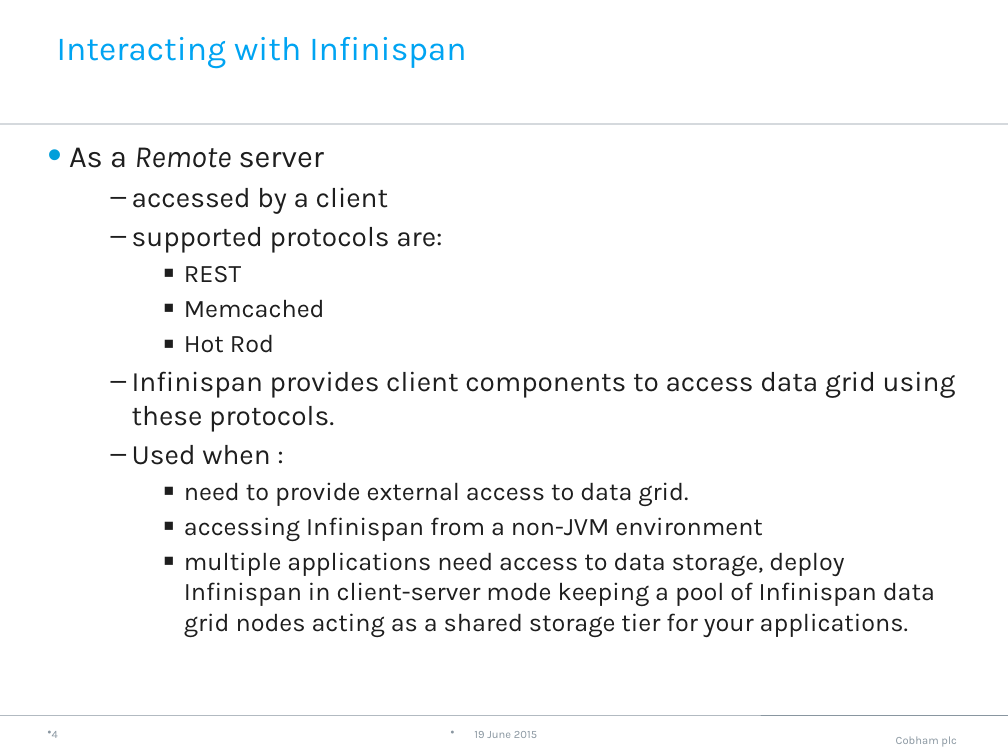
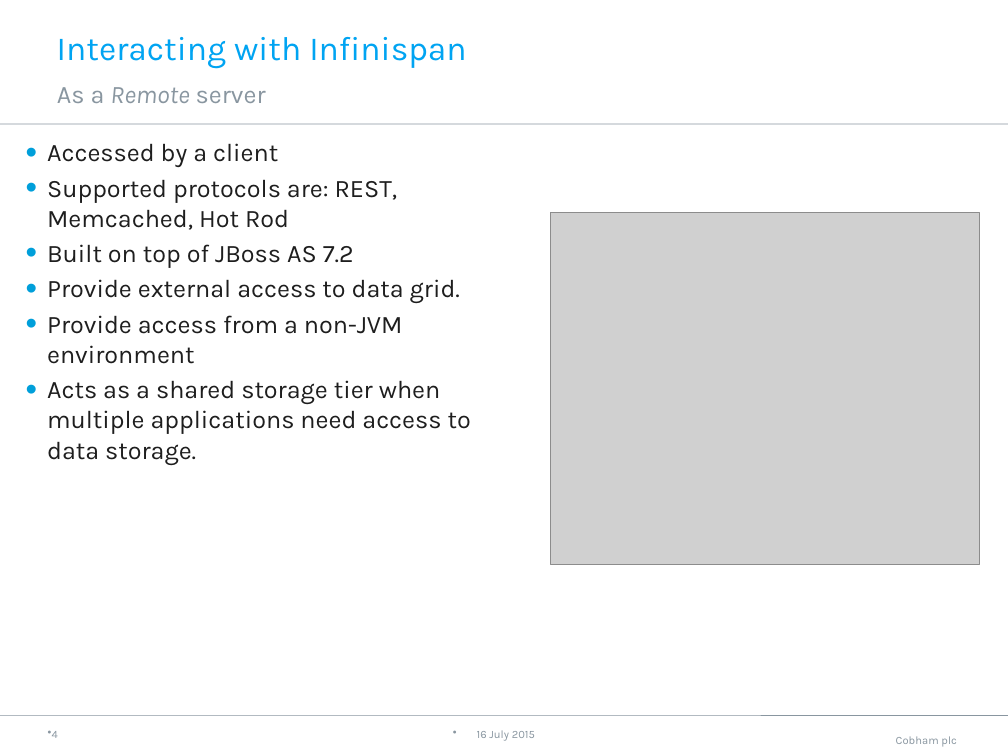
Before and after one commit to neha-bansal/Demos, a slide deck: slide 5 of infinispan-embedded-tutorial/Infinispan.pptx. Drawn at 1008x756 pixels with LibreOffice and Linux fonts; fonts in the diff are those of the drawing; grey boxes stand for pictures; background and template pictures are left out. Boxes give left, top, right and bottom in pixels: in the first picture for what was removed or moved away, otherwise in the second. Text is boxed around its words. In the diff, an @@ line names an element or a change of style, - is before the commit and + after.

Commit message:
ppt changed

```diff
--- a/infinispan-embedded-tutorial/Infinispan.pptx
+++ b/infinispan-embedded-tutorial/Infinispan.pptx
@@ text added at (57, 87, 266, 103), 18 pt, text #8996A0 @@
+As a Remote server
@@ text at (47, 143, 471, 465): text changed @@
-• As a Remote server
-  – accessed by a client
-  – supported protocols are:
-    ▪ REST
-    ▪ Memcached
-    ▪ Hot Rod
-  – Infinispan provides client components to access data grid using these protocols.
-  – Used when :
-    ▪ need to provide external access to data grid.
-    ▪ accessing Infinispan from a non-JVM environment
-    ▪ multiple applications need access to data storage, deploy Infinispan in client-server mode keeping a pool of Infinispan data grid nodes acting as a shared storage tier for your applications.
+• Accessed by a client
+• Supported protocols are: REST, Memcached, Hot Rod
+• Built on top of JBoss AS 7.2
+• Provide external access to data grid.
+• Provide access from a non-JVM environment
+• Acts as a shared storage tier when multiple applications need access to data storage.
@@ picture added at (550, 213, 980, 564) @@
@@ text at (477, 731, 535, 741): text changed @@
-19 June 2015
+16 July 2015
```
Also in this commit, not shown: 9 other slides changed, 2 slides added, 1 slide removed.
